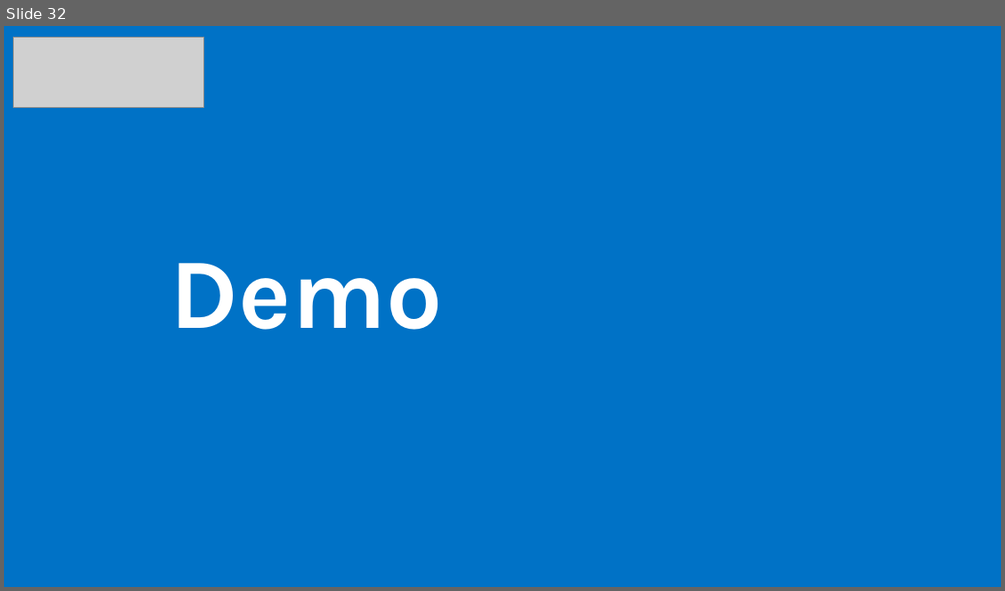
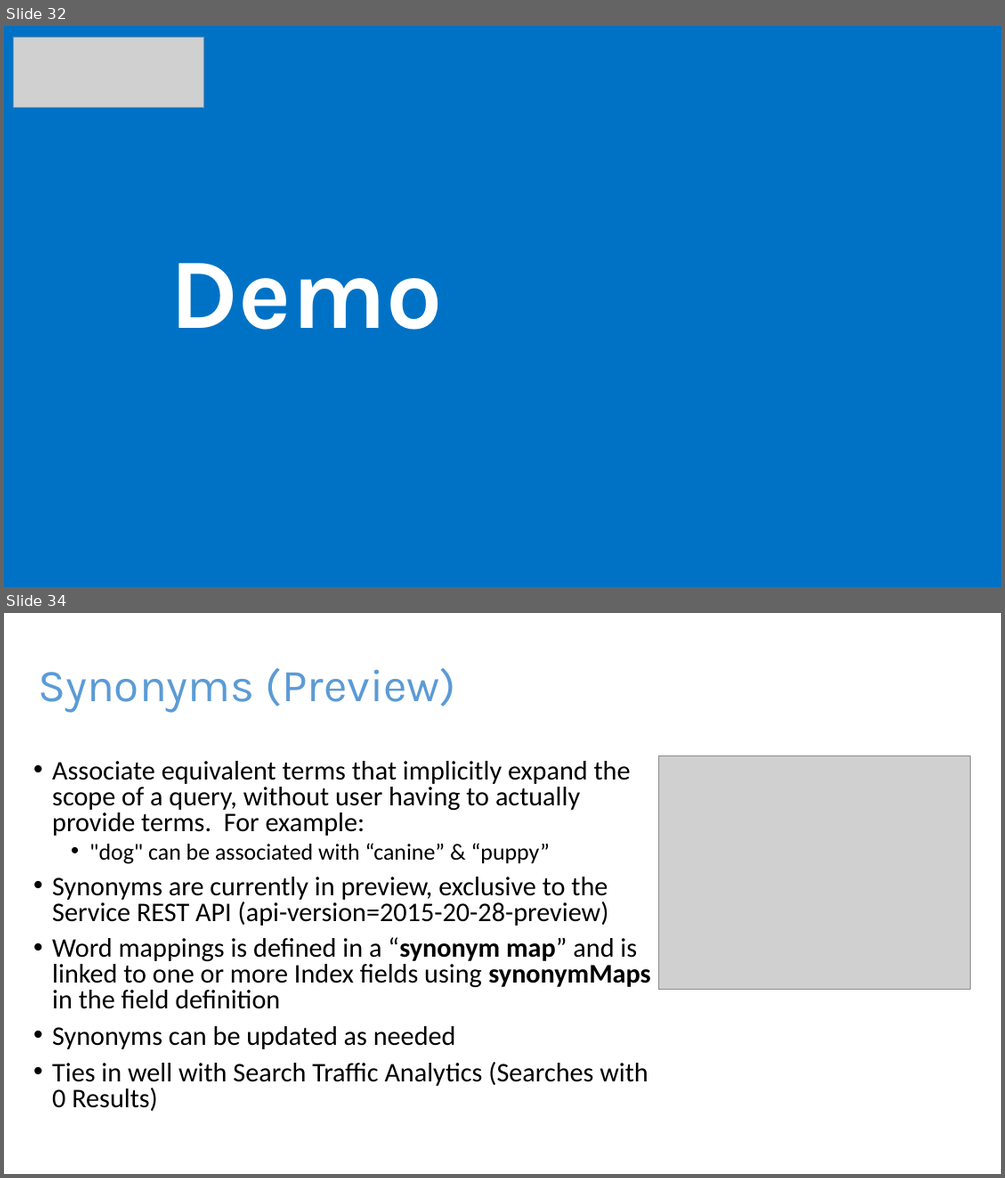
Before and after one commit to liamca/RealEstateXamarinAndroidDemo, a slide deck: Xamarin Azure Search Tutorial.pptx. Shown one above the other, each under a label of ours: slide 32 before the commit, slides 32 and 34 after it; the slides between them are not shown. The pictures are 1005x591 and 1005x1178 pixels, drawn with LibreOffice and Linux fonts; fonts in the diff are those of the drawing; grey boxes stand for pictures. Boxes give left, top, right and bottom in pixels: in the first picture for what was removed or moved away, otherwise in the second. Text is boxed around its words. In the diff, an @@ line names an element or a change of style, - is before the commit and + after.

```diff
--- a/Xamarin Azure Search Tutorial.pptx
+++ b/Xamarin Azure Search Tutorial.pptx
@@ slide 34 added at <box>4,613,1001,1174</box>, background #FFFFFF @@
@@ title added at <box>38,668,456,712</box>, 44 pt, text #5B9BD5 @@
+Synonyms (Preview)
@@ text added at <box>52,761,650,1111</box>, 25.9 pt, text #000000 @@
+• Associate equivalent terms that implicitly expand the scope of a query, without user having to actually provide terms. For example:
+  • "dog" can be associated with “canine” & “puppy”
+• Synonyms are currently in preview, exclusive to the Service REST API (api-version=2015-20-28-preview)
+• Word mappings is defined in a “synonym map” and is linked to one or more Index fields using synonymMaps in the field definition
+• Synonyms can be updated as needed
+• Ties in well with Search Traffic Analytics (Searches with 0 Results)
@@ picture added at <box>659,755,971,989</box> @@
```
Also in this commit, not shown: 2 other slides added.
